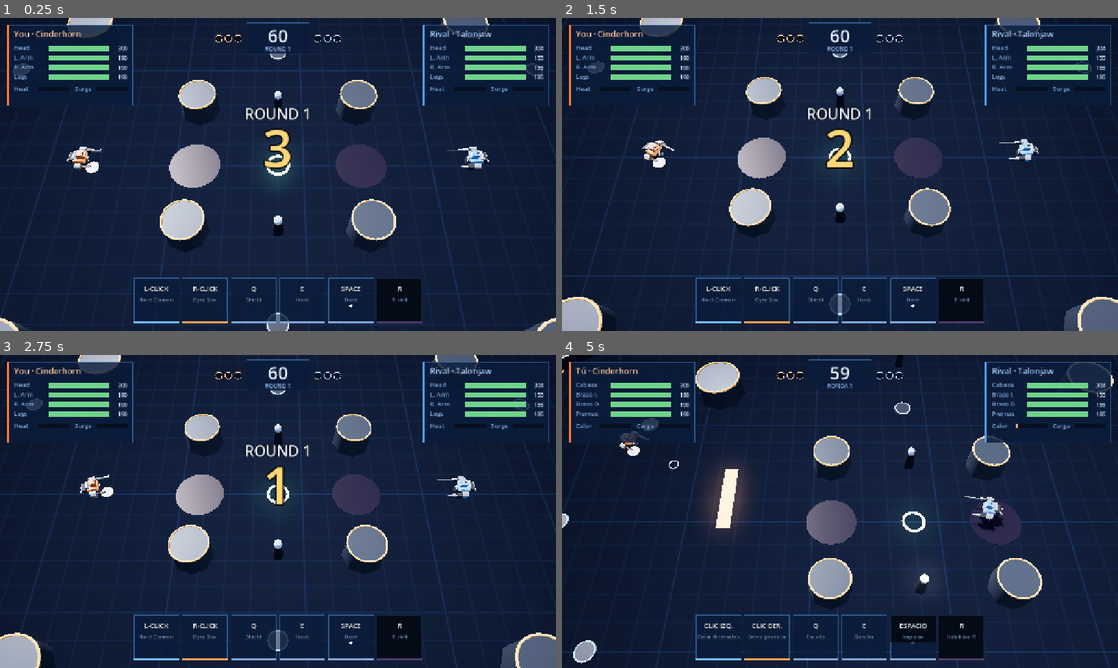
Above: before the commit, frames 1-4 (two rows, left to right).
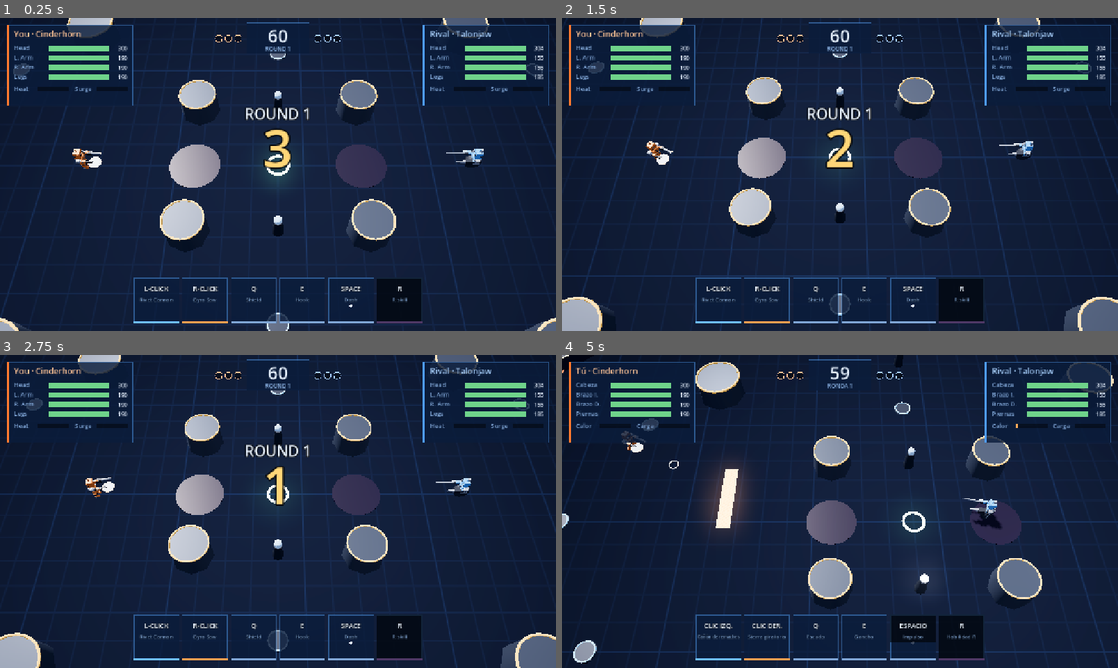
Above: after the commit, the same moments.

Repository: Vegm92/mech-duel
Game: Godot game, scene res://main.tscn
Same seed, same stepped clock (60 frames per second), same inputs: the game is played once before the commit and once after it.
Inputs (mouse positions are in pixels of both pictures, inside the frame that each line leads up to):
- Up to frame 1 (0.25 s): no input
- Up to frame 2 (1.5 s): tap Enter at 0.5 s; move the mouse to (962, 158) at 0.52 s; hold D 0.53-1.28 s; tap Q at 0.6 s; click (962, 158) at 0.67 s; tap Space at 0.77 s; move the mouse to (728, 190) at 1.27 s; hold S from 1.28 s (still down); tap E at 1.35 s
- Up to frame 3 (2.75 s): tap Space at 1.52 s; move the mouse to (333, 442) at 2.02 s; release S at 2.03 s; hold D from 2.03 s (still down); tap R at 2.1 s
- Up to frame 4 (5 s): move the mouse to (812, 574) at 2.77 s; release D at 2.78 s; hold W 2.78-3.53 s; tap Enter at 2.85 s; click (812, 574) at 2.92 s; tap Space at 3.02, 3.77, 4.52 s; move the mouse to (1006, 558) at 3.52 s; hold A from 3.53 s (still down); tap Keypad Enter at 3.6 s; move the mouse to (673, 464) at 4.27 s; tap L at 4.35 s

The runs differ from the first frame. In frame 1, 0.6% of the frame differs, in the area x 12-88%, y 41-50%; in frame 2, 0.5%; in frame 3, 0.5%; in frame 4, 0.5%.

Commit message:
feat(godot): light frame body from Blender
New chibi blocky body (cube head with spike, visor eyes, grey shoulder
pads, wheel-heel feet) modeled in art/light.blend and exported as
godot/assets/models/light.glb. mech.gd now builds every mech from it:
arms raise forward with the weapon in the fist, two-legged leg kinds use
the new legs, head kinds add their extras on top of the new head.

Co-Authored-By: Claude Opus 5.5 <noreply@anthropic.com>

Diff:
--- a/godot/src/mech.gd
+++ b/godot/src/mech.gd
@@ -123,7 +123,7 @@
 
 static func add_part(parent: Node3D, part: String, mats: Dictionary) -> MeshInstance3D:
 	if _chassis.is_empty():
-		var s: Node = load("res://assets/models/chassis.glb").instantiate()
+		var s: Node = load("res://assets/models/light.glb").instantiate()
 		for c in s.get_children():
 			_chassis[String(c.name)] = c.mesh
 		s.free()
@@ -256,16 +256,16 @@
 	add_child(torso)
 	build_legs(lo.legs, joint, trim)
 	add_part(hips, "Hips", parts)
-	add_part(torso, "Torso", parts)
-	build_head(lo.head, eye, trim)
+	add_part(torso, "Chest", parts)
+	build_head(lo.head, eye, trim, parts)
 	for hand in Sim.HANDS:
 		var side := -1.0 if hand == "left" else 1.0
 		var p := Node3D.new()
-		p.position = Vector3(0.05, 1.12, side * 0.74)
+		p.position = Vector3(0, 1.32, side * 0.41)
 		torso.add_child(p)
-		add_part(p, "Shoulder_L" if hand == "left" else "Shoulder_R", parts)
+		add_part(p, "Arm_L" if hand == "left" else "Arm_R", parts).rotation.z = 1.4
 		var w := weapon_node(lo[hand], t)
-		w.position = Vector3(0.28, -0.08, 0)
+		w.position = Vector3(0.5, -0.1, 0)
 		p.add_child(w)
 		for c in w.get_children():
 			if c.has_meta("spin"):
@@ -297,18 +297,16 @@
 	add_child(smoke)
 
 
-func build_head(kind: String, eye: Material, trim: Material) -> void:
+func build_head(kind: String, eye: Material, trim: Material, parts: Dictionary) -> void:
+	var base := Node3D.new()
+	base.position = Vector3(0, 1.44, 0)
+	torso.add_child(base)
+	add_part(base, "Head", parts)
 	var h := Node3D.new()
-	h.position = Vector3(0.18, 1.62, 0)
-	torso.add_child(h)
-	if kind == "orb":
-		add(h, ball(0.3, 16), body_mat)
-	else:
-		add(h, box(Vector3(0.5, 0.38, 0.5)), body_mat)
-	add(h, box(Vector3(0.08, 0.1, 0.42 if kind != "visor" else 0.56)), eye, Vector3(0.26, 0.02, 0))
+	h.position = Vector3(0, 0.33, 0)
+	h.scale = Vector3.ONE * 1.1
+	base.add_child(h)
 	match kind:
-		"horn":
-			add(h, cyl(0.0, 0.08, 0.5, 8), trim, Vector3(0.3, 0.3, 0), Vector3(0, 0, -0.9))
 		"demon":
 			for s in [-1, 1]:
 				add(h, cyl(0.0, 0.07, 0.45, 8), trim, Vector3(0.05, 0.32, s * 0.2), Vector3(s * 0.4, 0, -0.3))
@@ -369,17 +367,11 @@
 			var k := 1.35 if kind == "stompers" else (0.8 if kind == "skates" else 1.0)
 			for s in [-1, 1]:
 				var p := Node3D.new()
-				p.position = Vector3(0, 0.8, s * 0.3)
+				p.position = Vector3(0, 0.8, s * 0.18)
 				hips.add_child(p)
-				add(p, box(Vector3(0.28 * k, 0.48, 0.28 * k)), joint, Vector3(0, -0.22, 0))
-				add(p, box(Vector3(0.24 * k, 0.4, 0.24 * k)), trim, Vector3(0.02, -0.56, 0))
+				add_part(p, "Leg_L" if s < 0 else "Leg_R", {"body": body_mat, "trim": trim, "joint": joint}).scale = Vector3(k, 1, k)
 				if kind == "jets":
-					add(p, cyl(0.1, 0.14, 0.12, 10), boost_mat, Vector3(0, -0.77, 0))
-				elif kind == "skates":
-					add(p, cyl(0.1, 0.1, 0.12, 10), joint, Vector3(0.12, -0.74, 0), TO_Z)
-					add(p, cyl(0.1, 0.1, 0.12, 10), joint, Vector3(-0.12, -0.74, 0), TO_Z)
-				else:
-					add(p, box(Vector3(0.5 * k, 0.14, 0.34 * k)), joint, Vector3(0.08, -0.74, 0))
+					add(p, cyl(0.07, 0.1, 0.18, 10), boost_mat, Vector3(-0.2, -0.45, 0))
 				swing.append(p)
 
 
Binary file added: godot/assets/models/light.glb
Not shown, added: godot/assets/models/light.glb.import
Not shown, changed: CLAUDE.md
Not shown, added: art/light.blend
